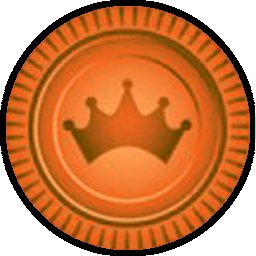
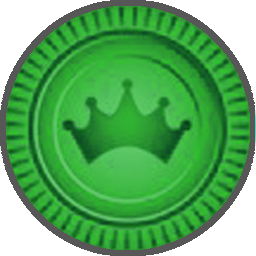
The second 256 x 256 image is a revision of the first. Changes to its layers:
painted on "Borde" over [0, 0, 256, 256]
renamed "RojaDama" to "Ficha", painted on it over [0, 0, 256, 256]
